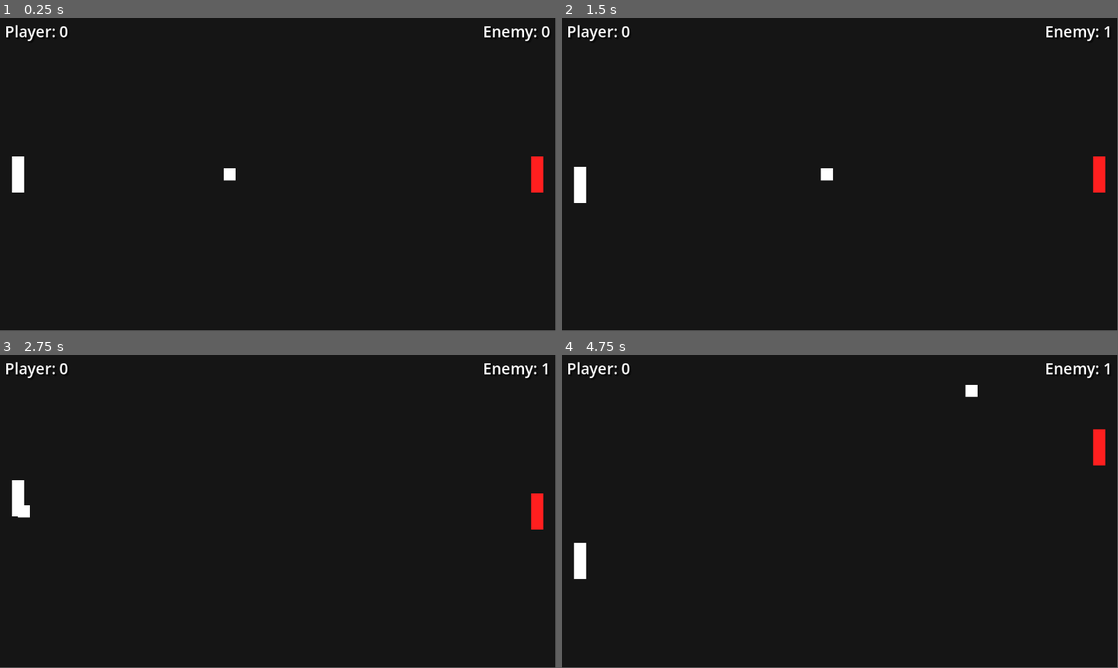
Above: before the commit, frames 1-4 (two rows, left to right).
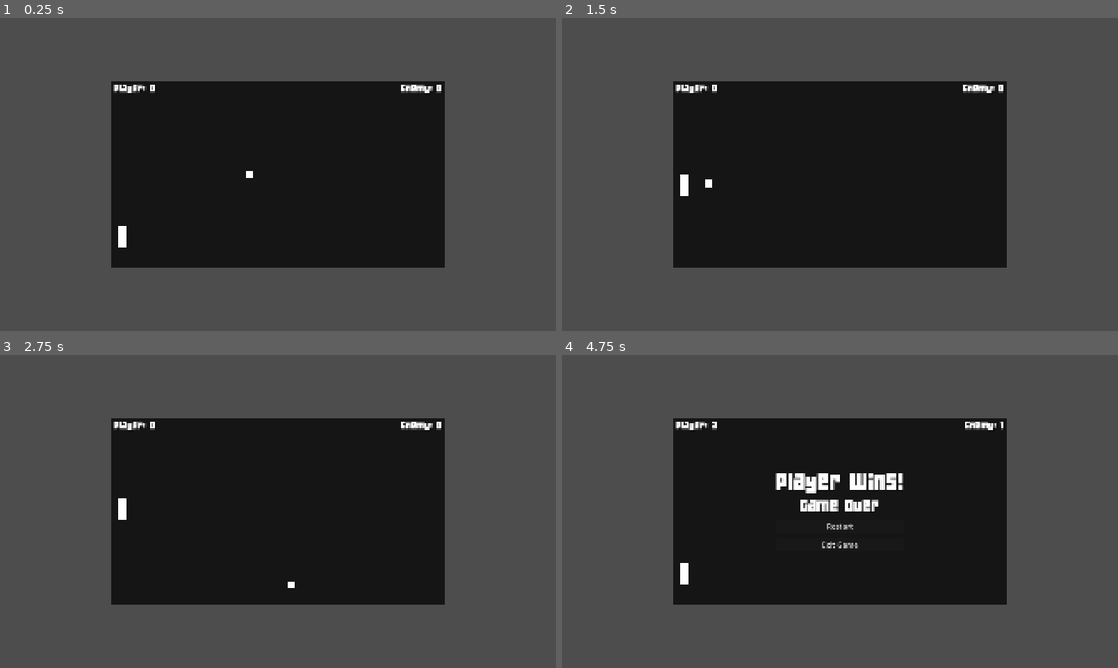
Above: after the commit, the same moments.

Repository: DevFaulk/pong
Game: Godot game, scene res://scenes/game.tscn
The game is run twice, just before and just after one commit, with the same random seed, the same clock (stepped at 60 frames per second) and the same inputs.
Inputs:
- Up to frame 1 (0.25 s): no input
- Up to frame 2 (1.5 s): hold W (up) 0.53-1.28 s; hold S (down) from 1.28 s (still down)
- Up to frame 3 (2.75 s): release S (down) at 2.03 s; hold W (up) from 2.03 s (still down)
- Up to frame 4 (4.75 s): release W (up) at 3.53 s; hold S (down) from 3.53 s (still down)
In our replay, the window is 799x449 before the commit and 800x450 after it. These sizes can differ from the game's own. Grey fills any space a smaller window leaves; there, only what the larger window draws over its background counts as a difference.

The runs differ from the first frame. In frame 1, 64% of the frame differs, in the area x 0-100%, y 0-100%; in frame 2, 64%; in frame 3, 64%; in frame 4, 66%.

Commit message:
add font to game files

Diff:
--- a/assets/fonts/score_font.tres
+++ b/assets/fonts/score_font.tres
@@ -1,10 +1,9 @@
 [gd_resource type="LabelSettings" format=3 uid="uid://bsmiwgq41voxs"]
 
-[sub_resource type="SystemFont" id="SystemFont_lbhrr"]
-font_names = PackedStringArray("04b_19", "Agave Nerd Font")
+[ext_resource type="FontFile" uid="uid://bjobcam2eh8gh" path="res://assets/fonts/04b_19/04B_19__.TTF" id="1_wqsnn"]
 
 [resource]
-font = SubResource("SystemFont_lbhrr")
+font = ExtResource("1_wqsnn")
 font_size = 32
 shadow_size = 5
 shadow_color = Color(0, 0, 0, 0.3529412)
--- a/project.godot
+++ b/project.godot
@@ -19,6 +19,12 @@
 config/features=PackedStringArray("4.6", "Forward Plus")
 config/icon="res://icon.svg"
 
+[display]
+
+window/size/viewport_width=1920
+window/size/viewport_height=1080
+window/stretch/mode="canvas_items"
+
 [dotnet]
 
 project/assembly_name="pong"
@@ -35,3 +41,8 @@
 "events": [Object(InputEventKey,"resource_local_to_scene":false,"resource_name":"","device":-1,"window_id":0,"alt_press …(192 unchanged characters)…
 ]
 }
+
+[rendering]
+
+renderer/rendering_method="gl_compatibility"
+renderer/rendering_method.mobile="gl_compatibility"
--- a/scenes/game.gd
+++ b/scenes/game.gd
@@ -95,7 +95,6 @@
 
 func play_sfx(sfx: AudioStreamOggVorbis) -> void:
 	if sfx:
-		print("1")
 		game_sfx.stream = sfx
 		game_sfx.play()
 	else:
--- a/scenes/game.tscn
+++ b/scenes/game.tscn
@@ -19,6 +19,7 @@
 [ext_resource type="AudioStream" uid="uid://bertuas22q38s" path="res://assets/sfx/wall/footstep_concrete_002.ogg" id="16_5newe"]
 [ext_resource type="AudioStream" uid="uid://cc3sg654vwd25" path="res://assets/sfx/wall/footstep_concrete_003.ogg" id="17_37s47"]
 [ext_resource type="AudioStream" uid="uid://c53ay6gkf0wjk" path="res://assets/sfx/wall/footstep_concrete_004.ogg" id="18_bt5mj"]
+[ext_resource type="FontFile" uid="uid://bjobcam2eh8gh" path="res://assets/fonts/04b_19/04B_19__.TTF" id="20_1kice"]
 
 [sub_resource type="RectangleShape2D" id="RectangleShape2D_mwb40"]
 size = Vector2(25, 75)
@@ -32,19 +33,15 @@
 [sub_resource type="RectangleShape2D" id="RectangleShape2D_iywne"]
 size = Vector2(1102, 648)
 
-[sub_resource type="SystemFont" id="SystemFont_lbhrr"]
-font_names = PackedStringArray("04b_19", "Agave Nerd Font")
-subpixel_positioning = 0
-
 [sub_resource type="LabelSettings" id="LabelSettings_p57ef"]
-font = SubResource("SystemFont_lbhrr")
+font = ExtResource("20_1kice")
 font_size = 72
 shadow_size = 5
 shadow_color = Color(0, 0, 0, 0.3529412)
 shadow_offset = Vector2(3, 3)
 
 [sub_resource type="LabelSettings" id="LabelSettings_iywne"]
-font = SubResource("SystemFont_lbhrr")
+font = ExtResource("20_1kice")
 font_size = 52
 shadow_size = 5
 shadow_color = Color(0, 0, 0, 0.3529412)
Binary file added: assets/fonts/04b_19/04B_19__.TTF
Not shown, added: assets/fonts/04b_19/04B_19__.TTF.import
Binary file added: assets/fonts/04b_19/about.gif
